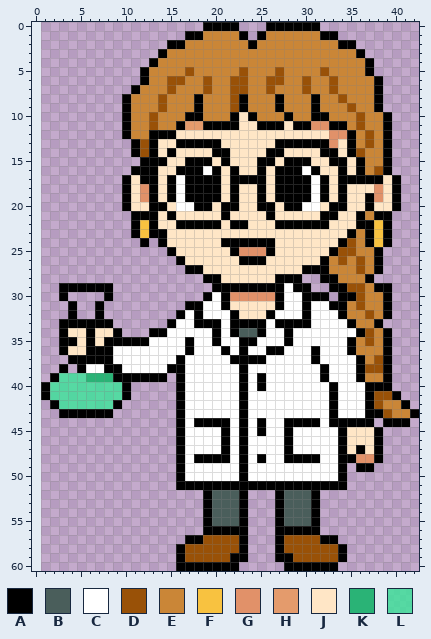
Pixel-art sprite, stored at Assets/sprites/Player/front.png. That is the earlier state.
The file is 42x61 pixels. Colours within 5 levels of each other are drawn and written as one. The old version is drawn lined up with the new one, on the new canvas.
Palette (. is transparent): A #000000  B #4a5e5b  C #ffffff  D #995107  E #ca8637  F #f8c240  G #e19169  H #e49b6c  J #ffe6c6  K #2ab376  L #37e698c7
Pixels before (only the part around the change), first column x 0:
27 .................AAJJJJJJJ
28 ...................AAJJJJJ
29 ...AAAAAA...........AAAAAA
30 ...A....A..........ACAGGGG
31 ....A..A.........AACCAJJJJ
32 ....A..A........ACACCCAJJJ
33 ...AAAAAA......ACCAAACAAAA
34 ...AJJAJJA...AACCCCCACABBA
35 ...AAJAJAAAAACCCCACCACCAAC
36 ...AJJAAACCCCCCCCACCCACACC
37 ....AAAAACCCCCCCACCCCCAAAA
38 ...A.ACCAACCCCCAACCCCCCACC
39 ..ALLLKKKAAAAAA.ACCCCCCACA
40 .ALLLLLLLLA.....ACCCCCCACA
41 .ALLLLLLLLA.....ACCCCCCACC
42 ..ALLLLLLA......ACCCCCCACC
43 ...AAAAAA.......ACCCCCCACC
44 ................ACAAAACACA
45 ................ACCCCACACA
46 ................ACCCCACACC
47 ................ACCCCACACC
48 ................ACAAAACACA
49 ................ACCCCCCACC
50 ................ACCCCCCACC
51 ................AAAAAAAAAA
52 ...................ABBBA..
53 ...................ABBBA..
54 ...................ABBBA..
And afterwards:
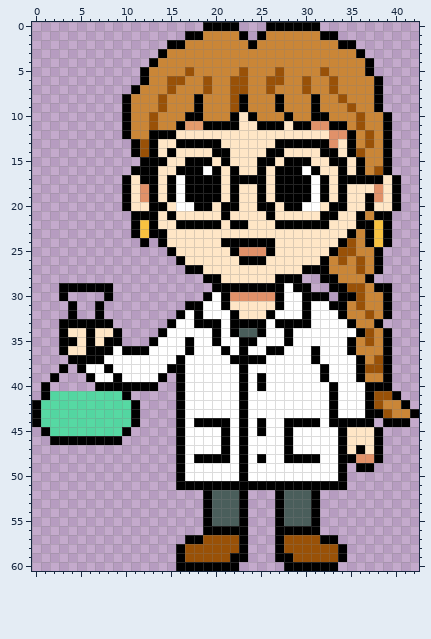
Diff:
canvas 42x61 -> 43x61, the old top-left corner now at 1,0
The author put colour A in row 40 at x 11 to 13; in rows 42 to 44 at x 0 and 11; in row 45 at x 1 and 10; in row 46 at x 2 to 9.
Colour C becomes colour A in row 35 at x 13; in row 36 at x 10 to 12.
Colour K becomes colour A in row 39 at x 6.
Colour L becomes colour A in row 40 at x 7 to 9.
Colour A becomes colour C in row 37 at x 8; in row 38 at x 9; in row 39 at x 10 to 13.
Colour K becomes colour C in row 39 at x 7 to 8.
The author put colour L in row 42 at x 1 and 10; in row 43 at x 1 to 2 and 9 to 10; in row 44 at x 1 to 10; in row 45 at x 2 to 9.
Colour A becomes colour L in row 42 at x 2 and 9; in row 43 at x 3 to 8.
Colour A is removed in row 34 at x 13; in row 35 at x 10 to 12.
Colour L is removed in row 39 at x 3 to 5; in row 40 at x 2 to 6.
Changed places in both pictures, as pixel boxes (x1, y1, x2, y2):
changed: (32, 328, 158, 445)
